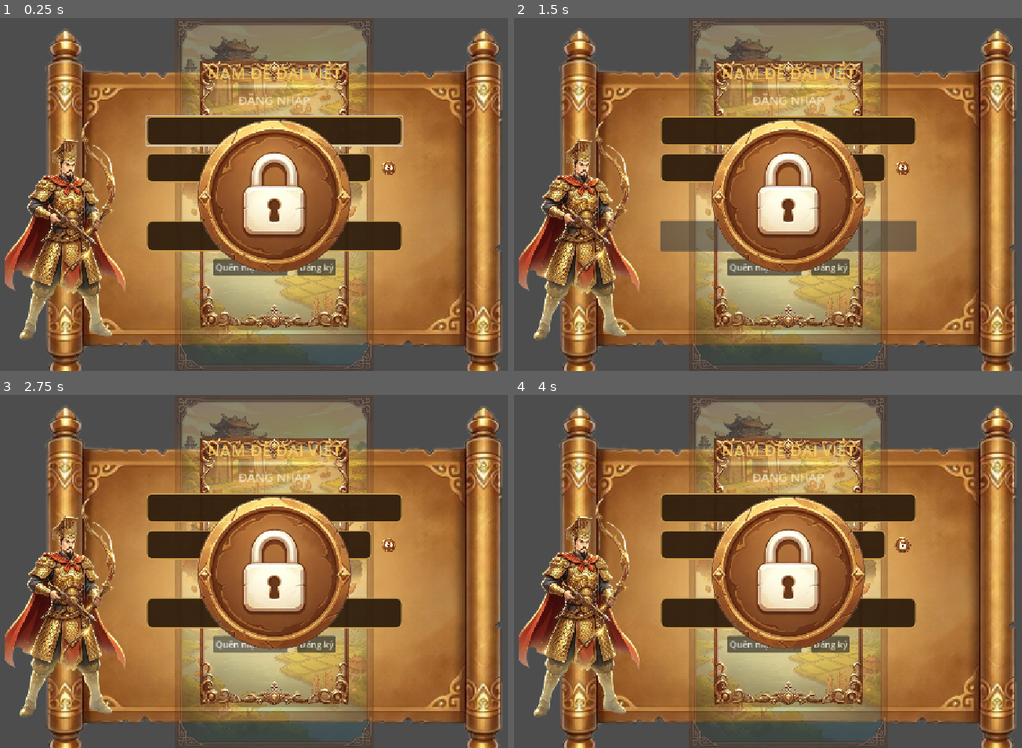
Above: before the commit, frames 1-4 (two rows, left to right).
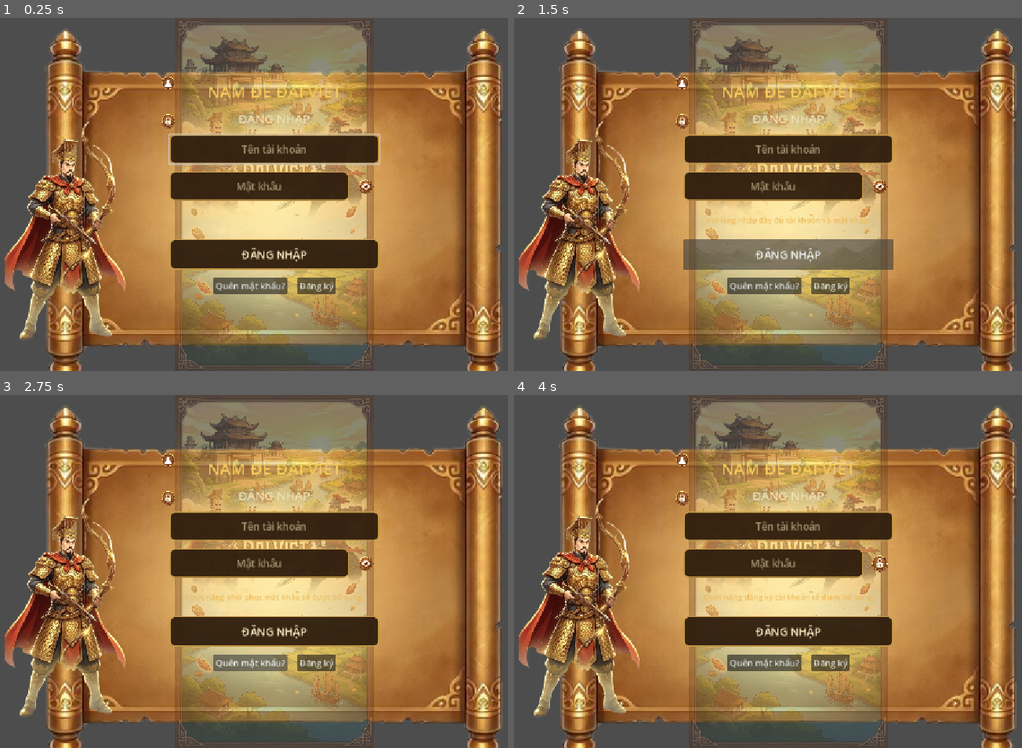
Above: after the commit, the same moments.

Repository: phanhuytung/nam-de-dai-viet
Game: Godot game, scene res://Scenes/Login/Login.tscn
Two runs of this game, one before a commit and one after it. Both use one fixed random seed, a clock stepped at 60 frames per second and the inputs below. The project has no main scene, so this scene is started directly.
Inputs (mouse positions are in pixels of both pictures, inside the frame that each line leads up to; where the layout moved, square brackets give the same spot in the first picture):
- Up to frame 1 (0.25 s): no input
- Up to frame 2 (1.5 s): click (879, 187) [905, 166] at 0.5 s; click "ĐĂNG NHẬP" at 1.25 s
- Up to frame 3 (2.75 s): click "Quên mật khẩu?" at 2 s
- Up to frame 4 (4 s): click "Đăng ký" at 2.75 s; click (879, 564) [905, 543] at 3.5 s

The runs differ from the first frame. In frame 1, 22% of the frame differs, in the area x 28-80%, y 12-88%; in frame 2, 22%; in frame 3, 22%; in frame 4, 22%.

Commit message:
Fix login panel layout for responsive Godot Control hierarchy

Diff:
--- a/Scenes/Login/Login.tscn
+++ b/Scenes/Login/Login.tscn
@@ -72,7 +72,7 @@
 stretch_mode = 5
 mouse_filter = 2
 
-[node name="CenterPanel" type="PanelContainer" parent="."]
+[node name="CenterPanel" type="Panel" parent="."]
 layout_mode = 1
 anchors_preset = 8
 anchor_left = 0.5
@@ -95,7 +95,16 @@
 mouse_filter = 2
 
 [node name="Content" type="VBoxContainer" parent="CenterPanel"]
-layout_mode = 2
+layout_mode = 1
+anchors_preset = 15
+anchor_right = 1.0
+anchor_bottom = 1.0
+offset_left = 42.0
+offset_top = 34.0
+offset_right = -42.0
+offset_bottom = -34.0
+grow_horizontal = 2
+grow_vertical = 2
 theme_override_constants/separation = 14
 
 [node name="Title" type="Label" parent="CenterPanel/Content"]
